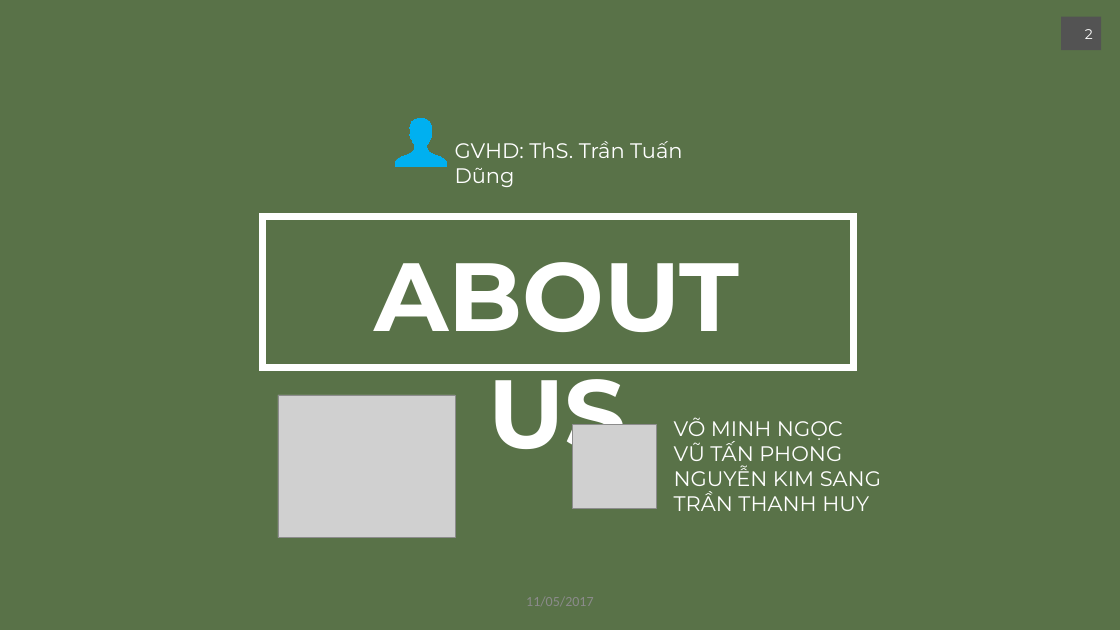
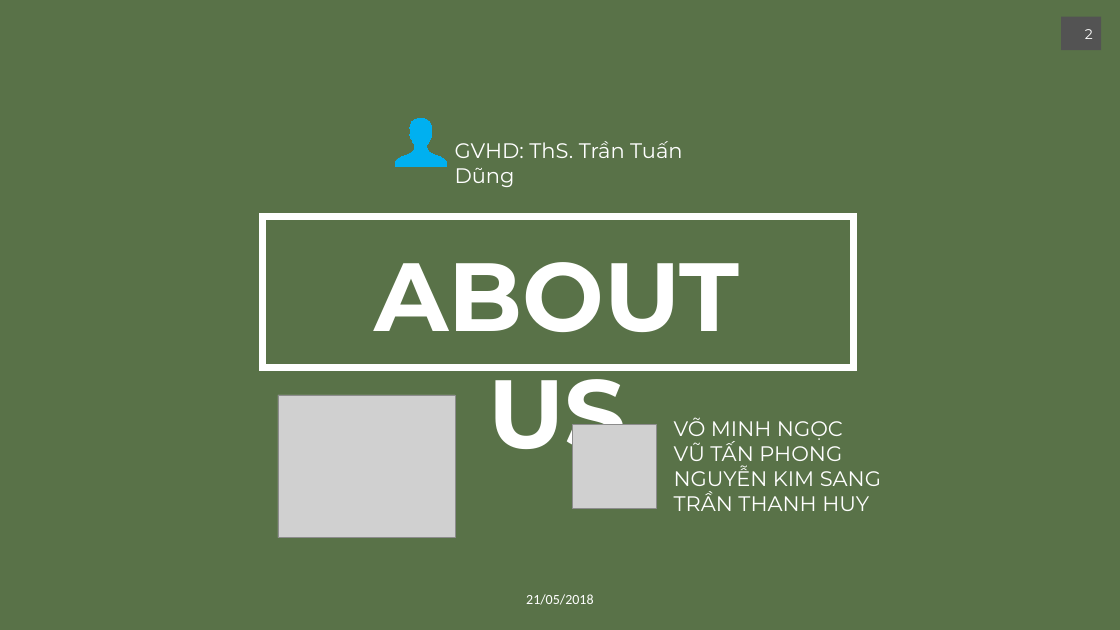
Before and after one commit to ngcvm/AnToanKienTrucHeThong, a slide deck: slide 2 of Nhom3_EA.pptx. Drawn at 1120x630 pixels with LibreOffice and Linux fonts; fonts in the diff are those of the drawing; grey boxes stand for pictures. Boxes give left, top, right and bottom in pixels: in the first picture for what was removed or moved away, otherwise in the second. Text is boxed around its words. In the diff, an @@ line names an element or a change of style, - is before the commit and + after.

```diff
--- a/Nhom3_EA.pptx
+++ b/Nhom3_EA.pptx
@@ text at box(526, 594, 593, 605): text changed; text colour #8C8C8C to #FFFFFF @@
-11/05/2017
+21/05/2018
```
Also in this commit, not shown: 37 other slides changed, 3 slides added, 1 slide removed.
